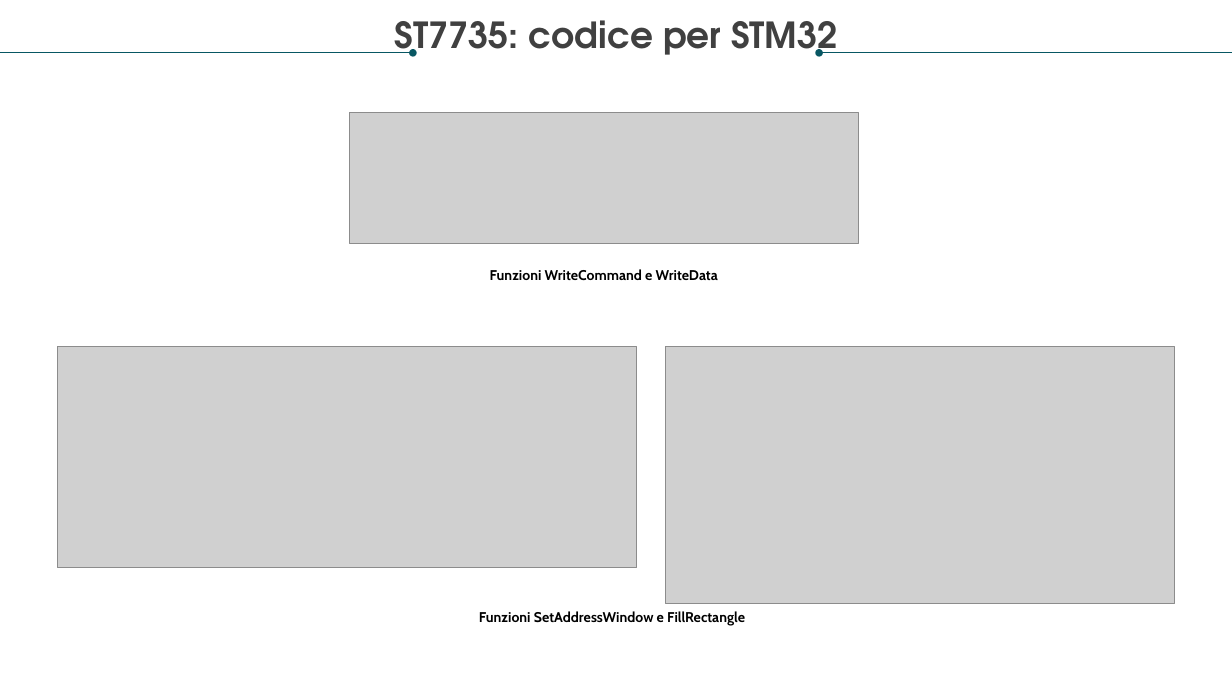
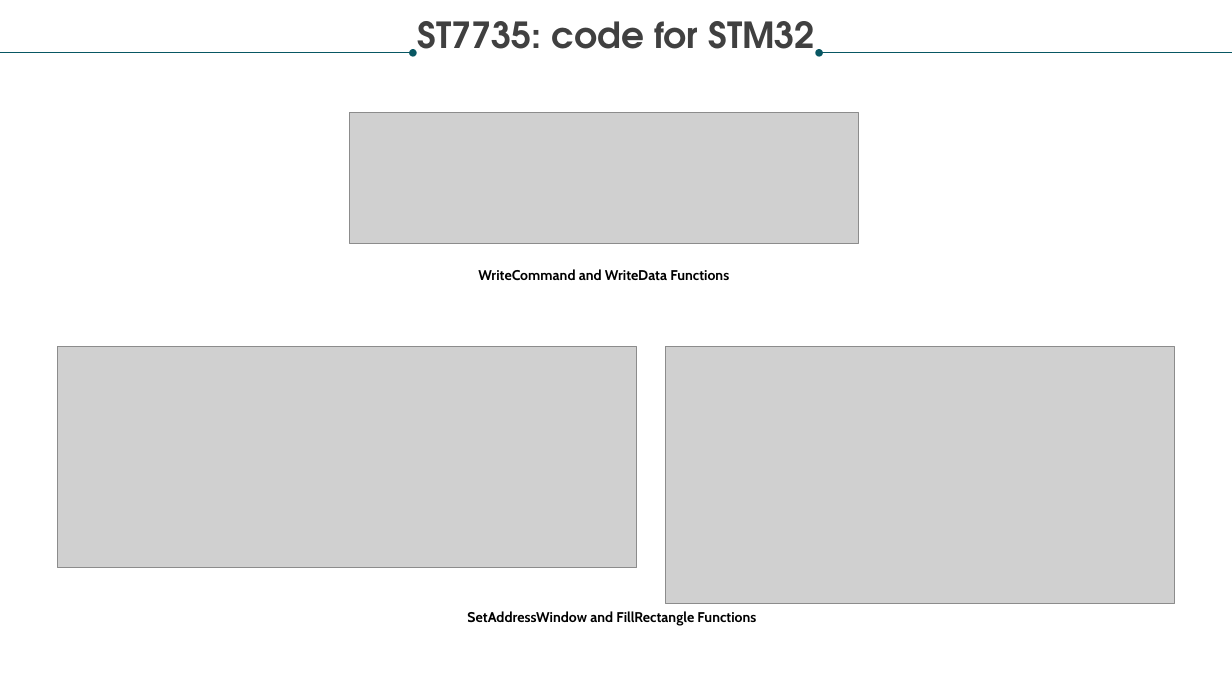
Before and after one commit to RaffaLinux/RaffaLinux.github.io, a slide deck: slide 18 of AndroidMote.pptx. Drawn at 1232x693 pixels with LibreOffice and Linux fonts; fonts in the diff are those of the drawing; grey boxes stand for pictures. Boxes give left, top, right and bottom in pixels: in the first picture for what was removed or moved away, otherwise in the second. Text is boxed around its words. In the diff, an @@ line names an element or a change of style, - is before the commit and + after.

```diff
--- a/AndroidMote.pptx
+++ b/AndroidMote.pptx
@@ text at box(417, 21, 814, 49): text changed @@
-ST7735: codice per STM32
+ST7735: code for STM32
@@ text at box(478, 269, 729, 281): text changed @@
-Funzioni WriteCommand e WriteData
+WriteCommand and WriteData Functions
@@ text at box(467, 611, 756, 626): text changed @@
-Funzioni SetAddressWindow e FillRectangle
+SetAddressWindow and FillRectangle Functions
```
Also in this commit, not shown: 15 other slides changed, 3 slides added, 3 slides removed.
